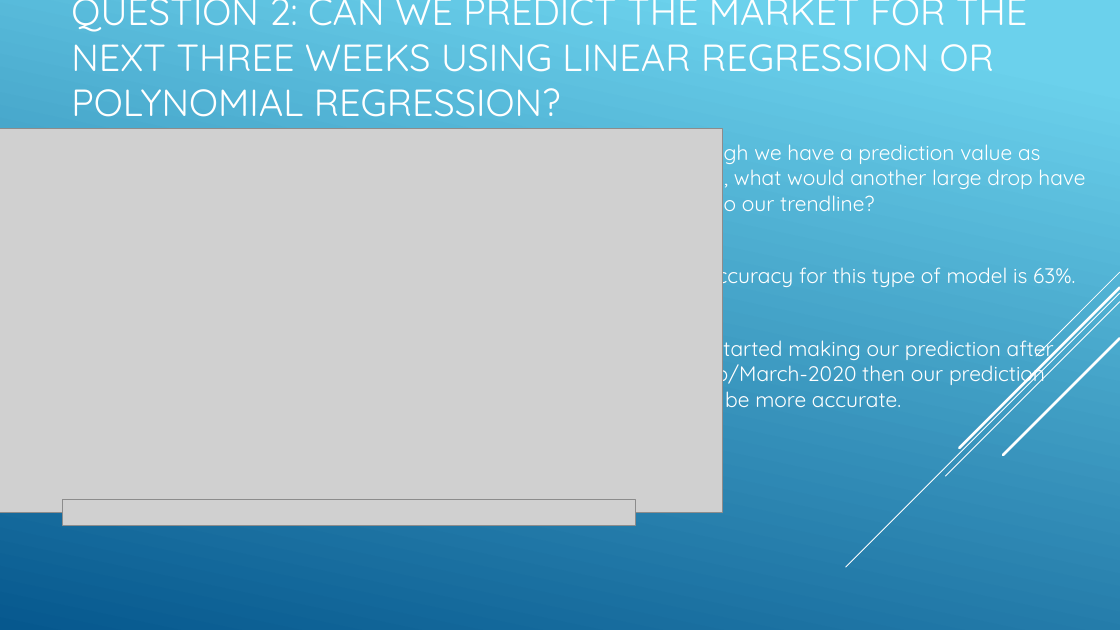
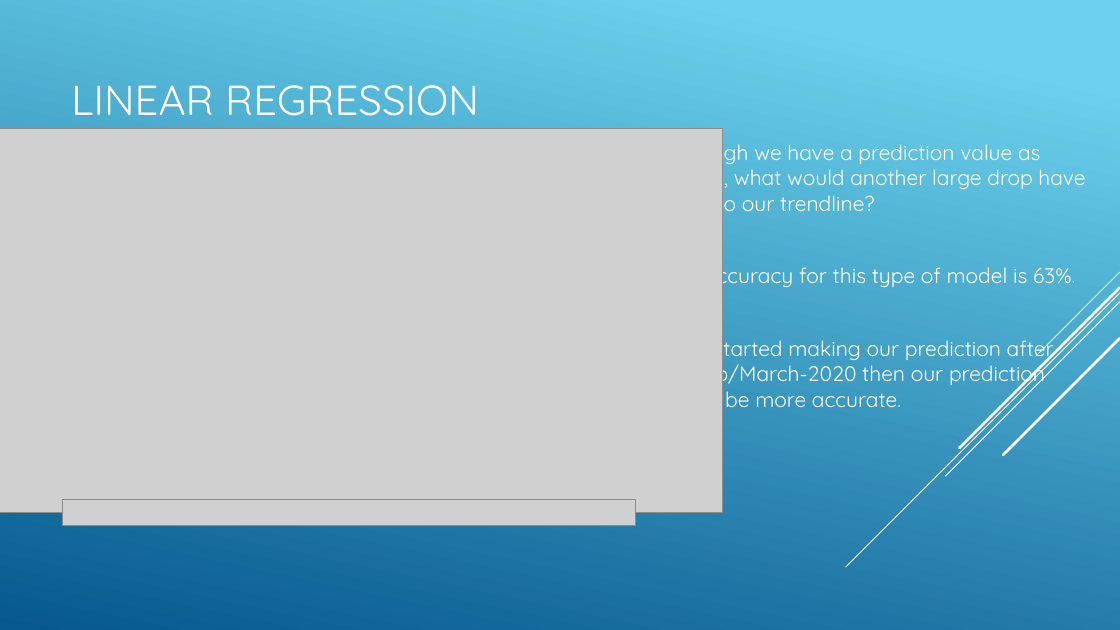
Before and after one commit to Bandelero/Covids-Effect-on-the-Stock-Market, a slide deck: slide 5 of Project1.pptx (slide 4 before the commit). Drawn at 1120x630 pixels with LibreOffice and Linux fonts; fonts in the diff are those of the drawing; grey boxes stand for pictures. Boxes give left, top, right and bottom in pixels: in the first picture for what was removed or moved away, otherwise in the second. Text is boxed around its words. In the diff, an @@ line names an element or a change of style, - is before the commit and + after.

```diff
--- a/Project1.pptx
+++ b/Project1.pptx
@@ title at bbox=[71, 85, 479, 116]: text changed; size 32.4 to 36 pt @@
-QUESTION 2: CAN WE PREDICT THE MARKET FOR THE NEXT THREE WEEKS USING LINEAR REGRESSION OR POLYNOMIAL REGRESSION?
+LINEAR REGRESSION
```
Also in this commit, not shown: 1 other slide changed, 1 slide added, 1 slide removed.
